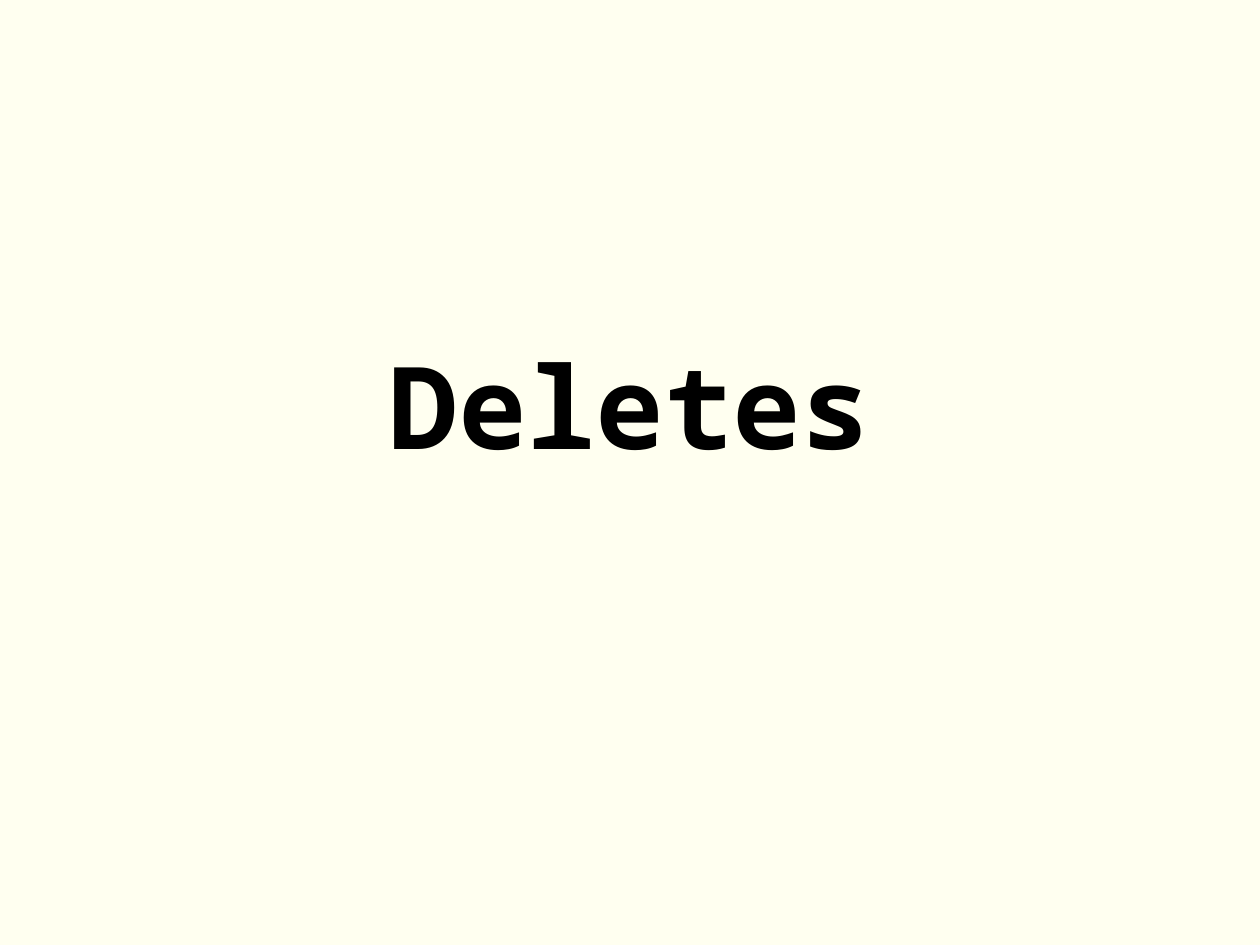
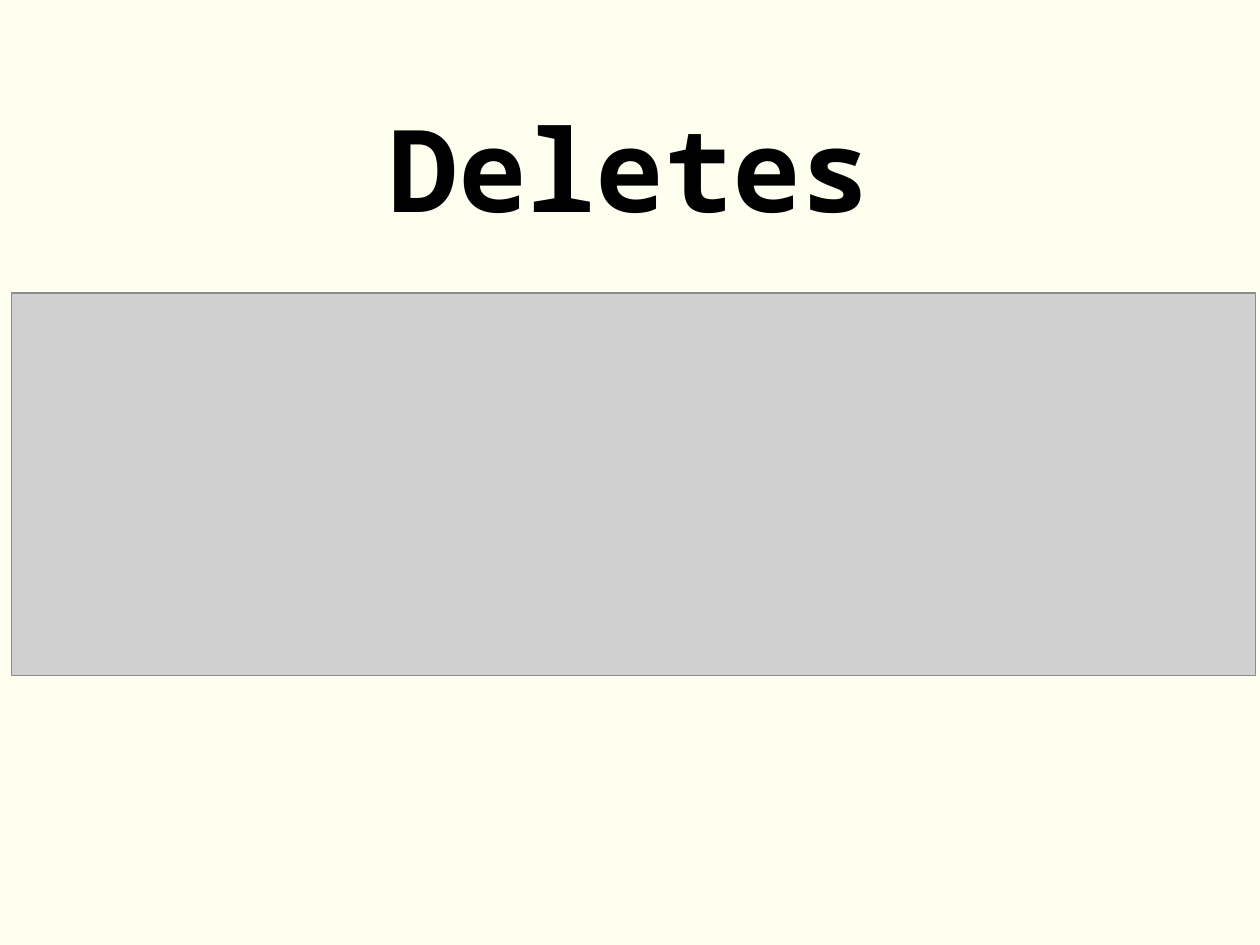
Before and after one commit to rgmf/dwes, a slide deck: slide 16 of unidades/06_acceso_a_bases_de_datos/presentacion/bbdd.odp. Drawn at 1260x945 pixels with LibreOffice and Linux fonts; fonts in the diff are those of the drawing; grey boxes stand for pictures. Boxes give left, top, right and bottom in pixels: in the first picture for what was removed or moved away, otherwise in the second. Text is boxed around its words. In the diff, an @@ line names an element or a change of style, - is before the commit and + after.

```diff
--- a/unidades/06_acceso_a_bases_de_datos/presentacion/bbdd.odp
+++ b/unidades/06_acceso_a_bases_de_datos/presentacion/bbdd.odp
@@ subtitle "Deletes": place and size @@
-subtitle "Deletes" at <box>390,362,870,450</box>
+subtitle "Deletes" at <box>390,125,870,213</box>
@@ picture added at <box>11,293,1255,676</box> @@
```
Also in this commit, not shown: 2 other slides changed, 2 slides added, 1 slide removed.
